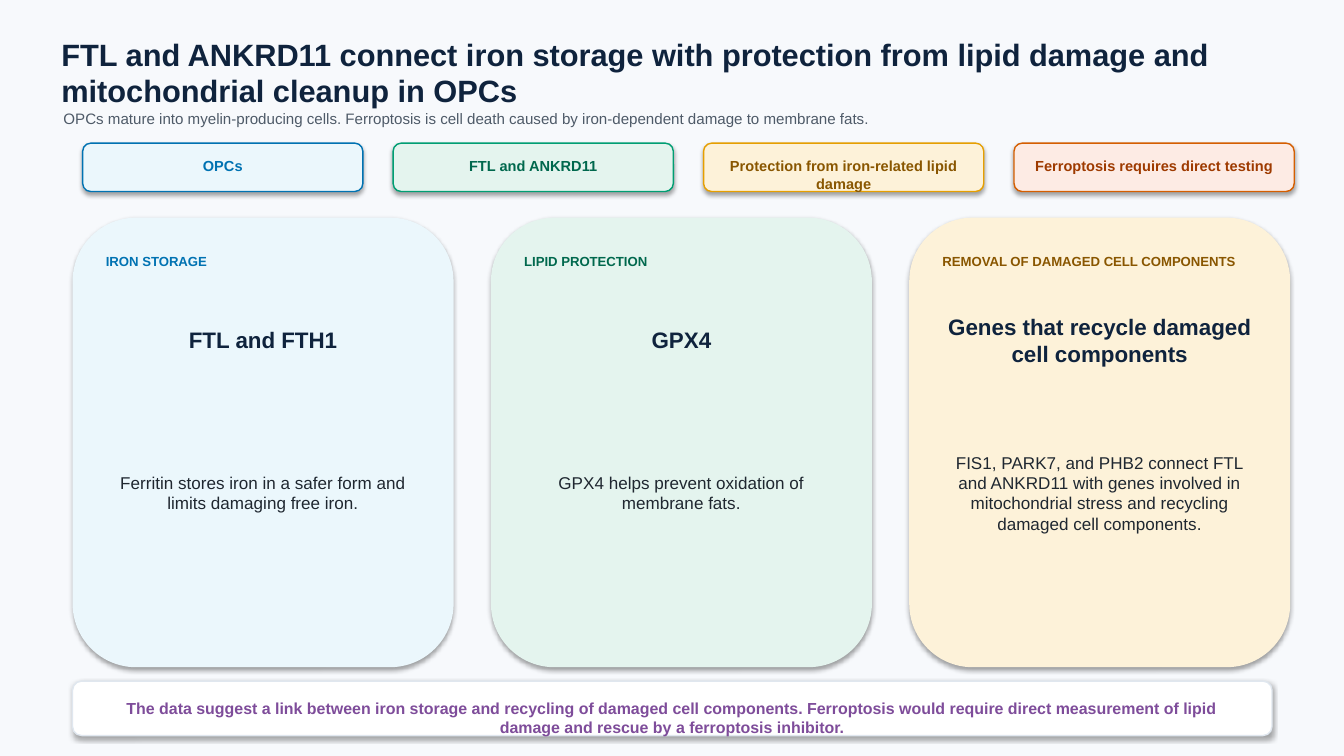
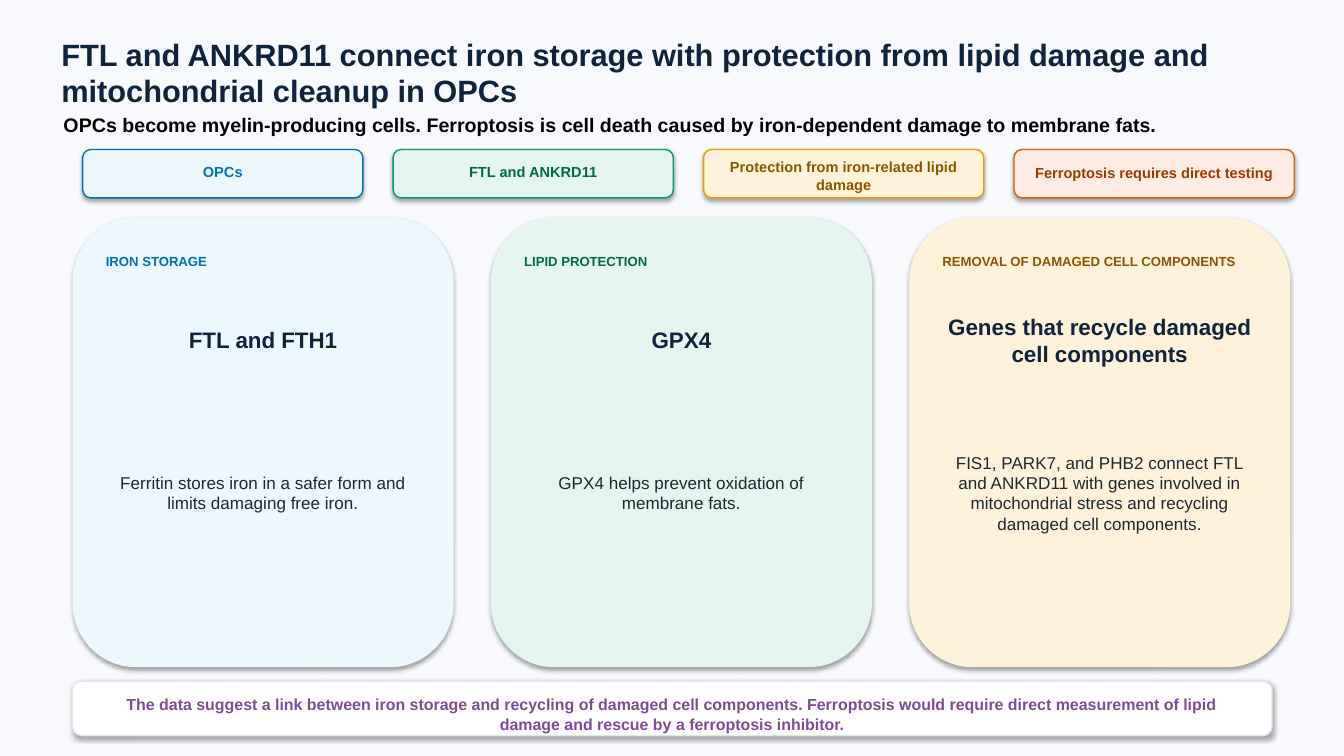
Before and after one commit to ericzhuang2010/alzheimer, a slide deck: slide 132 of docs/presentations/09162026/09162026_sex_apoe_kda_fine_broad.pptx. Drawn at 1344x756 pixels with LibreOffice and Linux fonts; fonts in the diff are those of the drawing. Boxes give left, top, right and bottom in pixels: in the first picture for what was removed or moved away, otherwise in the second. Text is boxed around its words. In the diff, an @@ line names an element or a change of style, - is before the commit and + after.

```diff
--- a/docs/presentations/09162026/09162026_sex_apoe_kda_fine_broad.pptx
+++ b/docs/presentations/09162026/09162026_sex_apoe_kda_fine_broad.pptx
@@ text at (63,117,1156,136): text changed; size 10.8 to 14 pt; text colour #4E5A68 to #000000; bold on @@
-OPCs mature into myelin-producing cells. Ferroptosis is cell death caused by iron-dependent damage to membrane fats.
+OPCs become myelin-producing cells. Ferroptosis is cell death caused by iron-dependent damage to membrane fats.
@@ 4 rounded rectangles, 3 texts: place and size @@
-4 rounded rectangles, 3 texts at (83,143,1295,192)
+4 rounded rectangles, 3 texts at (83,149,1295,198)
@@ text "The data suggest a link ...": place and size @@
-text "The data suggest a link ..." at (126,702,1216,737)
+text "The data suggest a link ..." at (126,698,1216,734)
```
Also in this commit, not shown: 33 other slides changed, 4 other files.
